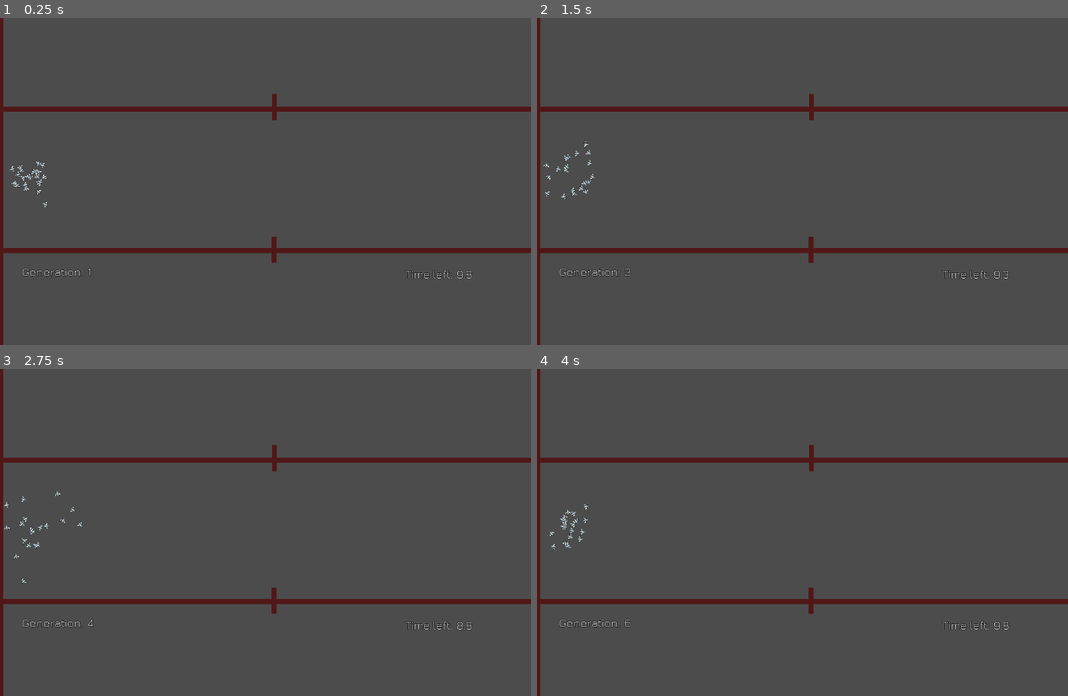
Above: before the commit, frames 1-4 (two rows, left to right).
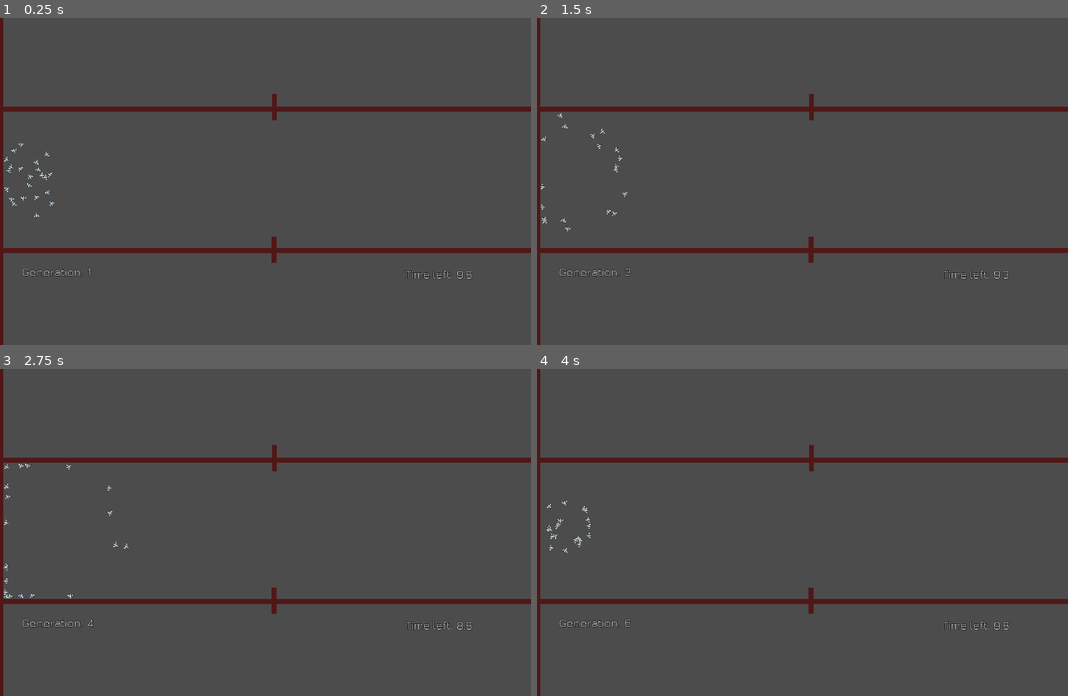
Above: after the commit, the same moments.

Repository: a0x77ry/plasmata
Game: Godot game, scene res://level1.tscn
The game is run twice, just before and just after one commit, with the same random seed, the same clock (stepped at 60 frames per second) and the same inputs.
Inputs:
- Up to frame 1 (0.25 s): no input
- Up to frame 2 (1.5 s): tap Enter (ui_accept) at 0.5, 0.77 s; hold Right (right) 0.53-1.28 s; hold Down (down) from 1.28 s (still down)
- Up to frame 3 (2.75 s): tap Enter (ui_accept) at 1.52 s; release Down (down) at 2.03 s; hold Right (right) from 2.03 s (still down)
- Up to frame 4 (4 s): release Right (right) at 2.78 s; hold Up (up) 2.78-3.53 s; tap Enter (ui_accept) at 3.02, 3.77 s; hold Left (left) from 3.53 s (still down)

The runs differ from the first frame. In frame 1, 0.3% of the frame differs, in the area x 0-11%, y 38-62%; in frame 2, 0.3%; in frame 3, 0.3%; in frame 4, 0.3%.

Commit message:
Fix initial link weights, make speed less flexible, hardcode hidden nodes

Diff:
--- a/scripts/agent.gd
+++ b/scripts/agent.gd
@@ -4,6 +4,7 @@
 # export (float) var rotation_speed = 3.0
 export (int) var speed = 50
 export (float) var rotation_speed = 1.0
+export (int) var number_of_hidden_nodes = 8
 
 const NN = preload("res://scripts/neural_network.gd")
 
@@ -28,7 +29,8 @@
 func _ready():
   randomize()
   rot = 0
-  var number_of_hidden_nodes = ceil((float(nn_inputs.size()) * 2.0) / 3.0) + nn_outputs.size()
+  # var number_of_hidden_nodes = ceil((float(nn_inputs.size()) * 2.0) / 3.0) + nn_outputs.size()
+  # var number_of_hidden_nodes = 8
 
   if genome.empty():
     var i = 0
@@ -121,7 +123,8 @@
   # nn_rotation = nn_output["go_right"] - nn_output["go_left"]
   # nn_speed = nn_output["go_forward"] - nn_output["go_backward"]
   nn_speed = nn_output["go_forward"]
-  var real_speed = clamp(nn_speed * speed, -200.0, 300.0)
+  # var real_speed = clamp(nn_speed * speed, -200.0, 300.0)
+  var real_speed = 200.0 if nn_speed > 0 else - 200.0
   velocity = Vector2(real_speed, 0).rotated(rotation)
 
 
--- a/scripts/neural_network.gd
+++ b/scripts/neural_network.gd
@@ -56,7 +56,7 @@
 func connect_nn_layers(source_layer, target_layer):
   for s_node in source_layer:
     for t_node in target_layer:
-      var new_link = Link.new(NO_ID, s_node, t_node, random.randfn(0.0))
+      var new_link = Link.new(NO_ID, s_node, t_node, random.randf_range(-1.0, 1.0))
       links.append(new_link)
       genome["links"].append({"id": new_link.id,
           "weight": new_link.weight, "from_id": new_link.source_node.id,
@@ -96,9 +96,9 @@
   func get_id():
     return id
 
-  func _relu(value):
+  func _relu(val):
     # return 0 if value <= 0 else value
-    return value
+    return val
 
 
 
@@ -126,10 +126,12 @@
   extends NNNode
 
   var incoming_links = []
-
-
-  func _init(_id, _name="").(_id, _name):
+  var value: float
+
+
+  func _init(_id, _name="", _value=randf()).(_id, _name):
     name = _name
+    value = _value
 
 
   func get_value():
@@ -154,9 +156,11 @@
 
   var incoming_links = []
   var outgoing_links = []
-
-
-  func _init(_id, _name="").(_id, _name):
+  var value: float
+
+
+  func _init(_id, _name="", _value=randf()).(_id, _name):
+    value = _value
     name = _name
 
 
@@ -183,7 +187,7 @@
   var weight: float
 
 
-  func _init(_id, _source_node: NNNode, _target_node: NNNode, _weight=randf()):
+  func _init(_id, _source_node: NNNode, _target_node: NNNode, _weight):
     if _id < 0:
       id = Main.generate_UID()
     else:
